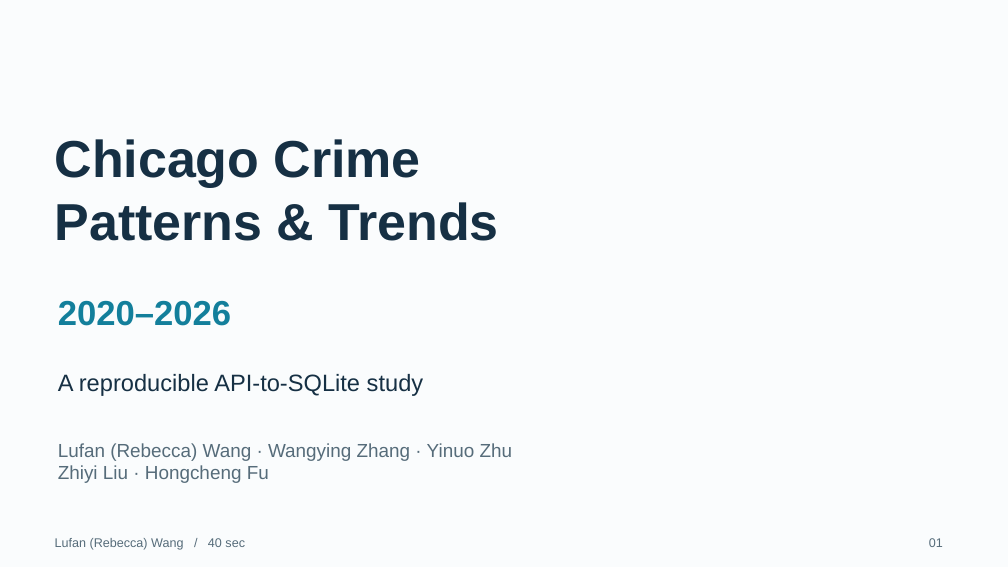
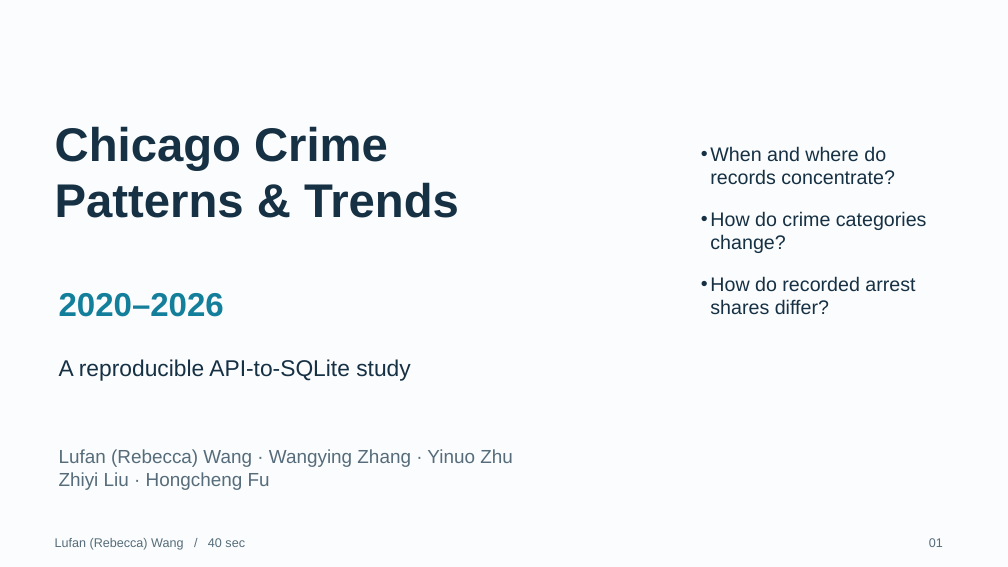
Before and after one commit to 1uf3n/Chicago-Crime-Analysis, a slide deck: slide 1 of presentation/Chicago_Crime_10_Minutes.pptx. Drawn at 1008x567 pixels with LibreOffice and Linux fonts; fonts in the diff are those of the drawing. Boxes give left, top, right and bottom in pixels: in the first picture for what was removed or moved away, otherwise in the second. Text is boxed around its words. In the diff, an @@ line names an element or a change of style, - is before the commit and + after.

```diff
--- a/presentation/Chicago_Crime_10_Minutes.pptx
+++ b/presentation/Chicago_Crime_10_Minutes.pptx
@@ text "Chicago Crime": place and size @@
-text "Chicago Crime" at bbox=[55, 139, 499, 241]
+text "Chicago Crime" at bbox=[55, 126, 459, 218]
@@ text "Chicago Crime" at bbox=[55, 126, 459, 218]: size 49.5 to 45 pt @@
@@ text added at bbox=[710, 146, 915, 315], 18.8 pt, text #163044 @@
+• When and where do records concentrate?
+• How do crime categories change?
+• How do recorded arrest shares differ?
@@ text "2020–2026": place and size @@
-text "2020–2026" at bbox=[58, 301, 231, 326]
+text "2020–2026" at bbox=[59, 293, 224, 317]
@@ text "2020–2026" at bbox=[59, 293, 224, 317]: size 33 to 31.5 pt @@
@@ text "A reproducible API-to-SQLite study": place and size @@
-text "A reproducible API-to-SQLite study" at bbox=[58, 374, 424, 396]
+text "A reproducible API-to-SQLite study" at bbox=[59, 359, 411, 381]
@@ text "A reproducible API-to-SQLite study" at bbox=[59, 359, 411, 381]: size 22.5 to 21.8 pt @@
@@ text "Lufan (Rebecca) Wang · Wangying ...": place and size @@
-text "Lufan (Rebecca) Wang · Wangying ..." at bbox=[58, 443, 513, 483]
+text "Lufan (Rebecca) Wang · Wangying ..." at bbox=[59, 449, 513, 490]
```
Also in this commit, not shown: 11 other slides changed.
